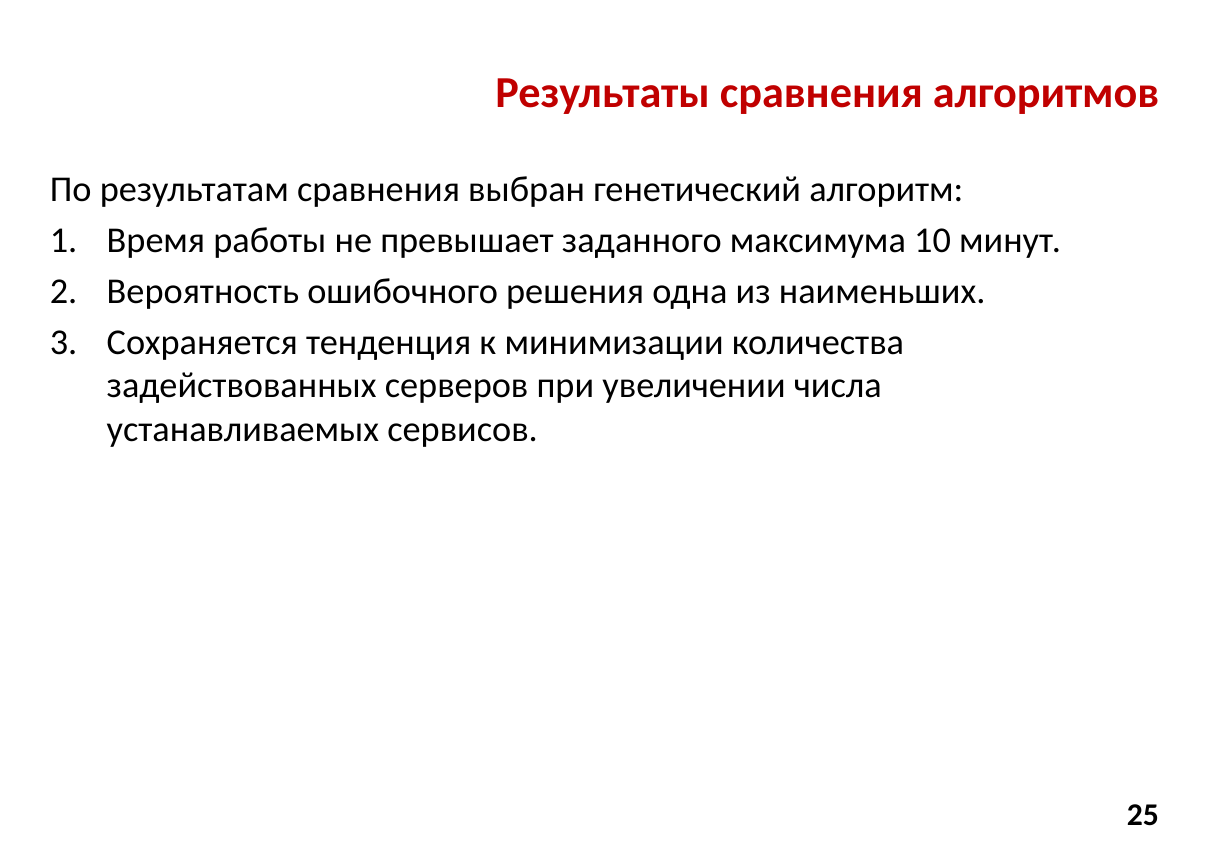
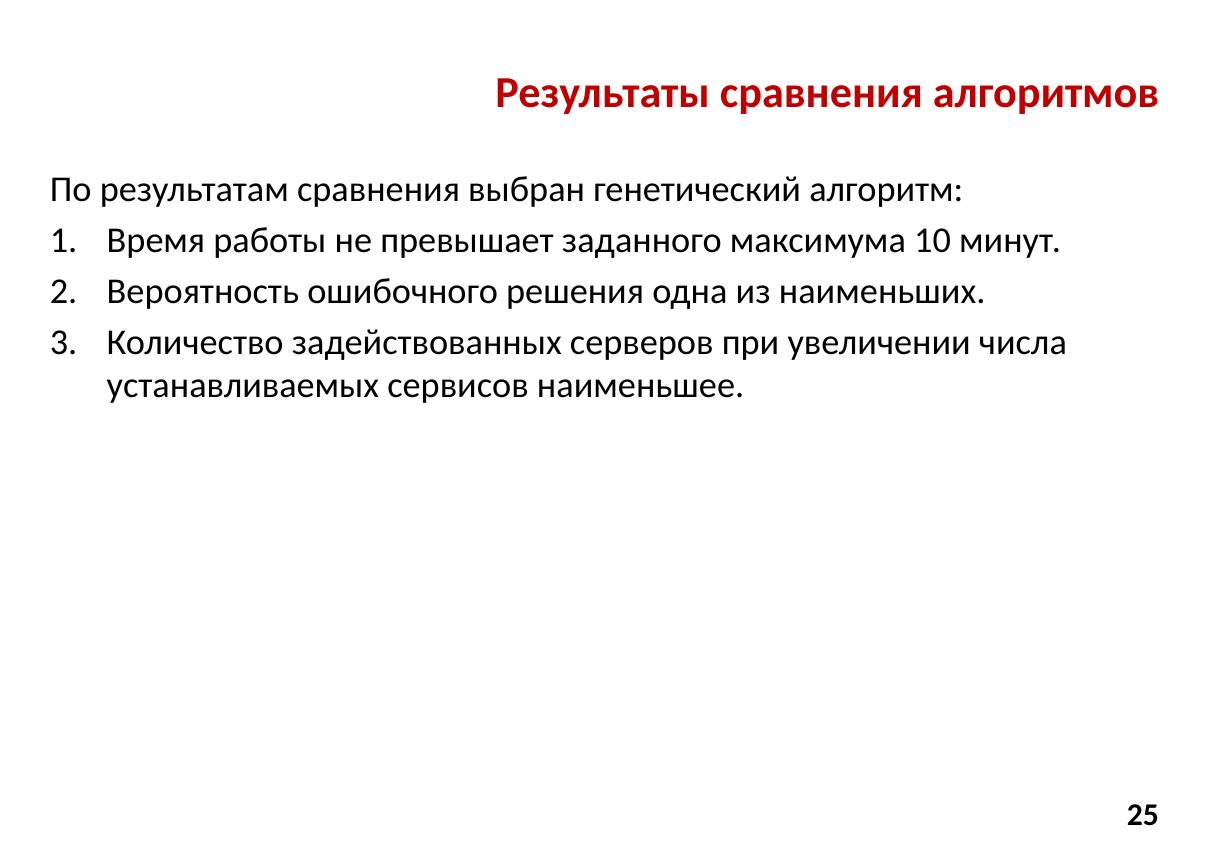
Before and after one commit to Alex-made/diplom, a slide deck: slide 25 of Презентация/Презентация диплома.pptx. Drawn at 1232x853 pixels with LibreOffice and Linux fonts; fonts in the diff are those of the drawing; background and template pictures are left out. Boxes give left, top, right and bottom in pixels: in the first picture for what was removed or moved away, otherwise in the second. Text is boxed around its words. In the diff, an @@ line names an element or a change of style, - is before the commit and + after.

```diff
--- a/Презентация/Презентация диплома.pptx
+++ b/Презентация/Презентация диплома.pptx
@@ text at <box>107,329,1067,403</box>: text changed @@
-3. Сохраняется тенденция к минимизации количества задействованных серверов при увеличении числа устанавливаемых сервисов.
+3. Количество задействованных серверов при увеличении числа устанавливаемых сервисов наименьшее.
```
Also in this commit, not shown: 7 other slides changed, 3 other files.
